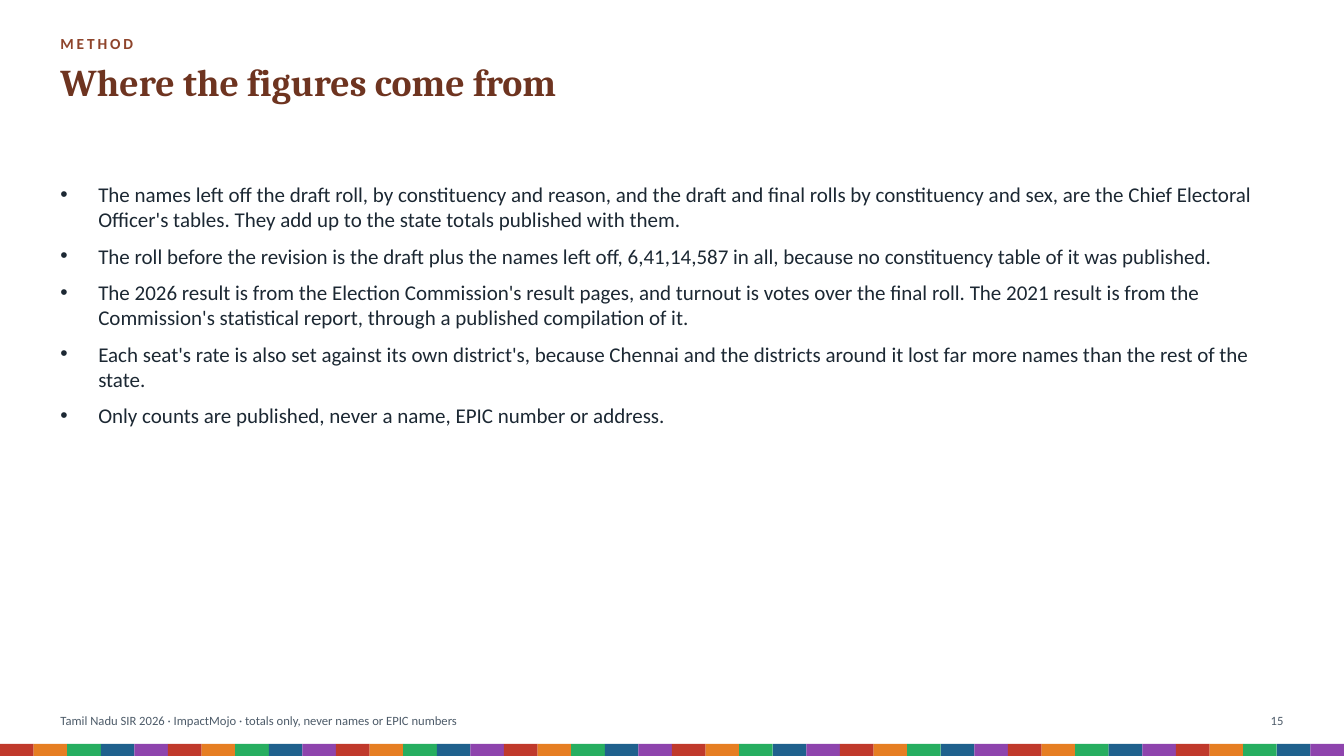
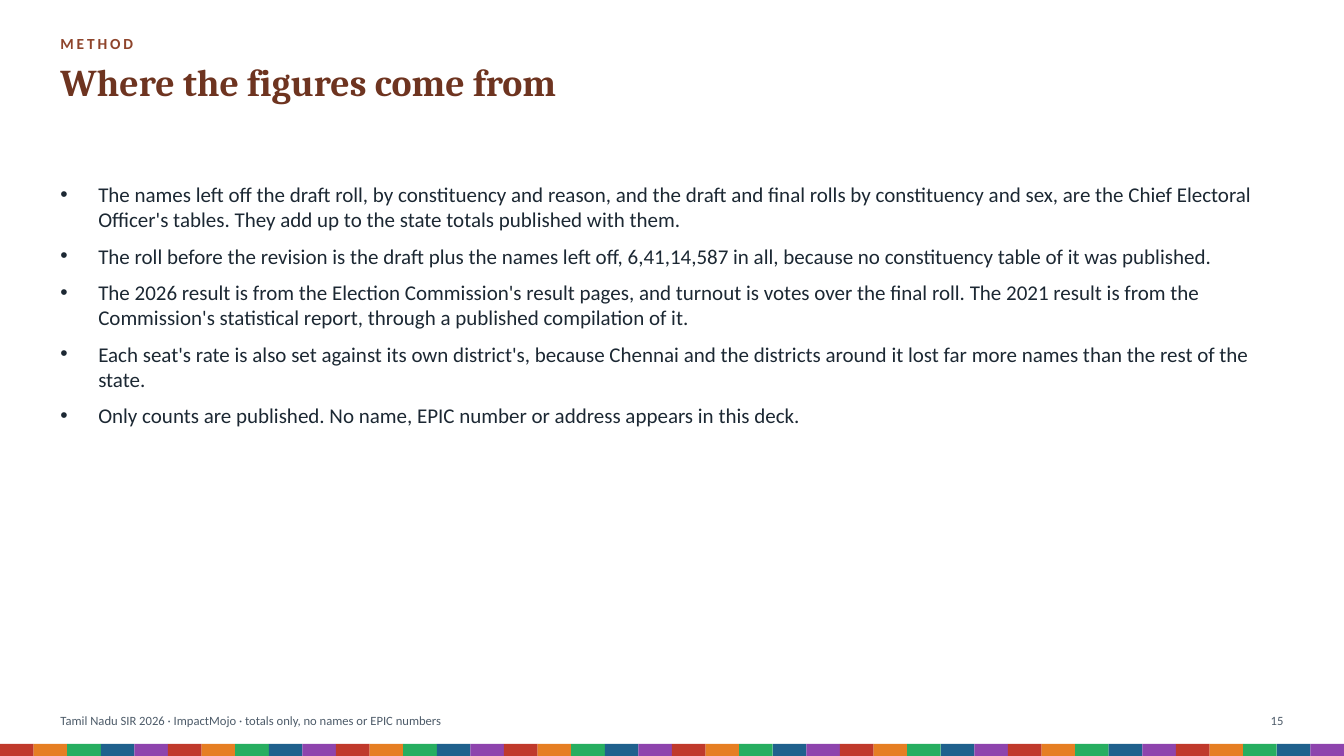
Before and after one commit to Varnasr/INDIA-DATA, a slide deck: slide 15 of reports/tamil-nadu-sir-2026-deck.pptx. Drawn at 1344x756 pixels with LibreOffice and Linux fonts; fonts in the diff are those of the drawing. Boxes give left, top, right and bottom in pixels: in the first picture for what was removed or moved away, otherwise in the second. Text is boxed around its words. In the diff, an @@ line names an element or a change of style, - is before the commit and + after.

```diff
--- a/reports/tamil-nadu-sir-2026-deck.pptx
+++ b/reports/tamil-nadu-sir-2026-deck.pptx
@@ text at <box>98,408,799,427</box>: text changed @@
-• Only counts are published, never a name, EPIC number or address.
+• Only counts are published. No name, EPIC number or address appears in this deck.
@@ text at <box>60,716,441,727</box>: text changed @@
-Tamil Nadu SIR 2026 · ImpactMojo · totals only, never names or EPIC numbers
+Tamil Nadu SIR 2026 · ImpactMojo · totals only, no names or EPIC numbers
```
Also in this commit, not shown: 12 other slides changed, 35 other files.
